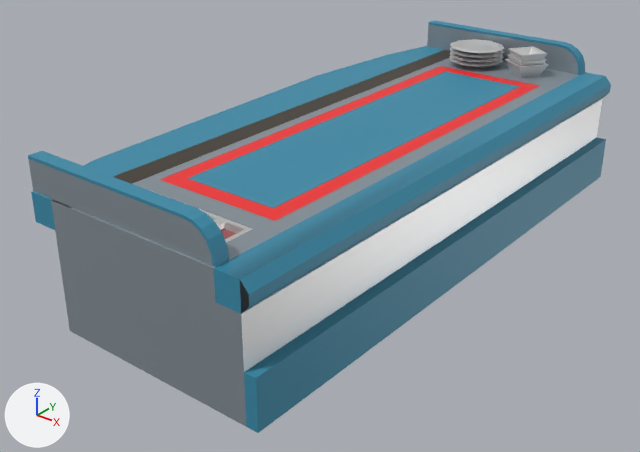
Two versions of the FBX model Assets/_/_ART/_3D/3DModels/3D_workstation_assembly.fbx, one commit apart.
One viewpoint serves both versions: a 50 mm lens placed at (2.24, -3.23, 1.47), pointed at (-0.17, -0.21, -0.4). The axes (+X, +Y, +Z) are drawn at lower left. The lights are the same throughout. Where no turn or scale is listed for an object, it has been applied to the vertices. Vertices at the same position are counted once.

Script lines for the objects in view, before the commit:
```python
me_cube_049 = bpy.data.meshes.new('Cube.049')
me_cube_049.from_pydata(...)  # 451 vertices, 378 faces; spans x -0.75..0.55, y -1.45..1.47, z -0.51..0.23
me_cube_049.materials.append(mat_material_003)  # grey #9ba7af
me_cube_049.materials.append(mat_material)  # brown #534a41
me_cube_049.materials.append(mat_material_010)  # cyan #368caa
me_cube_049.materials.append(mat_material_002)  # white #ececec
me_cube_049.materials.append(mat_material_004)  # red #f32c2c
me_cube_049.materials.append(mat_material_008)  # orange #fece6f
me_cube_049.materials.append(mat_material_011)  # green #73b46e
me_cube_049.materials.append(mat_material_001)  # dark green #6c794f
me_cube_049.materials.append(mat_material_013)  # brown #a25656
ob_3d_workstation_assembly_table = bpy.data.objects.new('3D_workstation_assembly_table', me_cube_049)
ob_3d_workstation_assembly_table.location = (0.0, 0.0, 0.0)
```
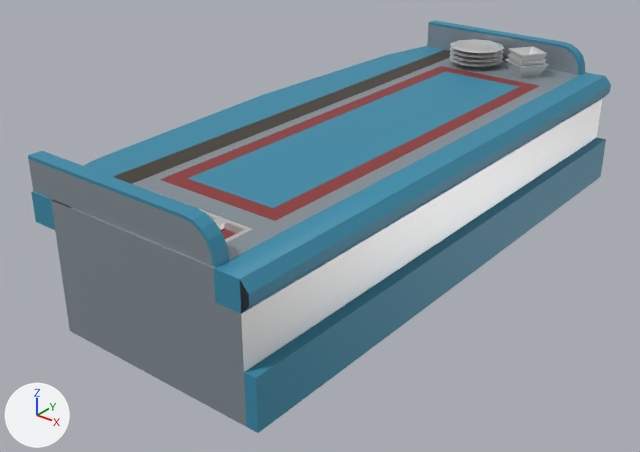
The newer file is also turned or shifted as a whole; pictures and numbers use the older file's frame.

Boxes (x1, y1, x2, y2) around the edits, measured in the pictures (640 x 452 px; the box of a moved part takes in the faces that stretch with it):
part 1 of me_cube_049, moved or reshaped
    both: (121, 58, 542, 282)
part 2 of me_cube_049, recoloured (red to brown)
    both: (160, 66, 539, 221)
part 3 of me_cube_049, recoloured
    both: (221, 229, 237, 239)

What the commit changed:
Material 'MAT_Workstation_Jaune' (mat_mat_workstation_jaune) is new.
Its base color is (0.713, 0.394, 0.0523) (orange #dca841).
Material 'MAT_Workstation_rouge' (mat_mat_workstation_rouge) is new.
Its base color is (0.268, 0.034, 0.034) (red #8d3434).
me_cube_049 is used by ob_3d_workstation_assembly_table; location (0.0, 0.0, 0.0).
me_cube_049 had 451 vertices, 378 faces and spanned x -0.75..0.55, y -1.45..1.47, z -0.51..0.23.
me_cube_049 now has 450 vertices, 378 faces and spans x -0.75..0.55, y -1.45..1.47, z -0.51..0.23.
Part 1, on me_cube_049:
1 vertex is removed from x 0.28, y -1.16, z 0.08.
2 faces are deleted.
26 vertices in x -0.75..0.55, y 0.5, z -0.51..0.08 move by (0.0, -0.47, 0.0).
2 new faces join them, mat_material_003 (grey #9ba7af).
me_cube_049 part 2: 6 faces spanning x -0.32..0.3, y -1.06..1.07, z 0.08 switch from mat_material_004 (red #f32c2c) to mat_mat_workstation_rouge (red #8e3434).
me_cube_049 part 3: 1 face spanning x 0.16..0.25, y -1.33..-1.18, z 0.06 switches from mat_material_013 (brown #a25656) to mat_mat_workstation_rouge (red #8e3434).
me_cube_049 no longer uses material mat_material_008 (orange #fece6f).
me_cube_049 no longer uses material mat_material_013 (brown #a25656).
me_cube_049 now uses material mat_mat_workstation_jaune (orange #dca841).
